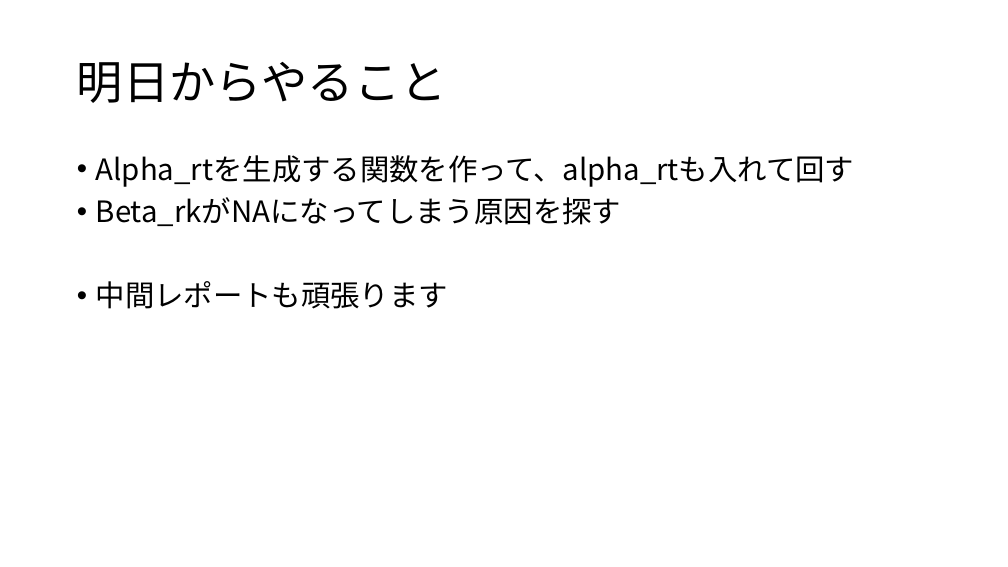
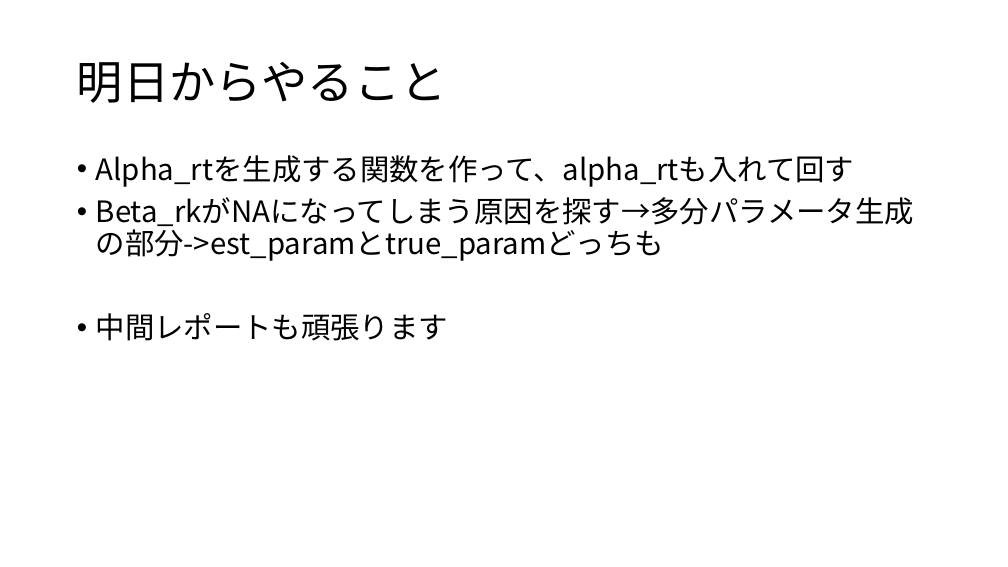
Before and after one commit to Mayu925/lab, a slide deck: slide 5 of ゼミ/ゼミ0816.pptx. Drawn at 1008x567 pixels with LibreOffice and Linux fonts; fonts in the diff are those of the drawing. Boxes give left, top, right and bottom in pixels: in the first picture for what was removed or moved away, otherwise in the second. Text is boxed around its words. In the diff, an @@ line names an element or a change of style, - is before the commit and + after.

```diff
--- a/ゼミ/ゼミ0816.pptx
+++ b/ゼミ/ゼミ0816.pptx
@@ text at bbox=[96, 197, 914, 261]: text changed @@
-• Beta_rkがNAになってしまう原因を探す
+• Beta_rkがNAになってしまう原因を探す→多分パラメータ生成の部分->est_paramとtrue_paramどっちも
```
Also in this commit, not shown: 1 other slide changed, 3 other files.
